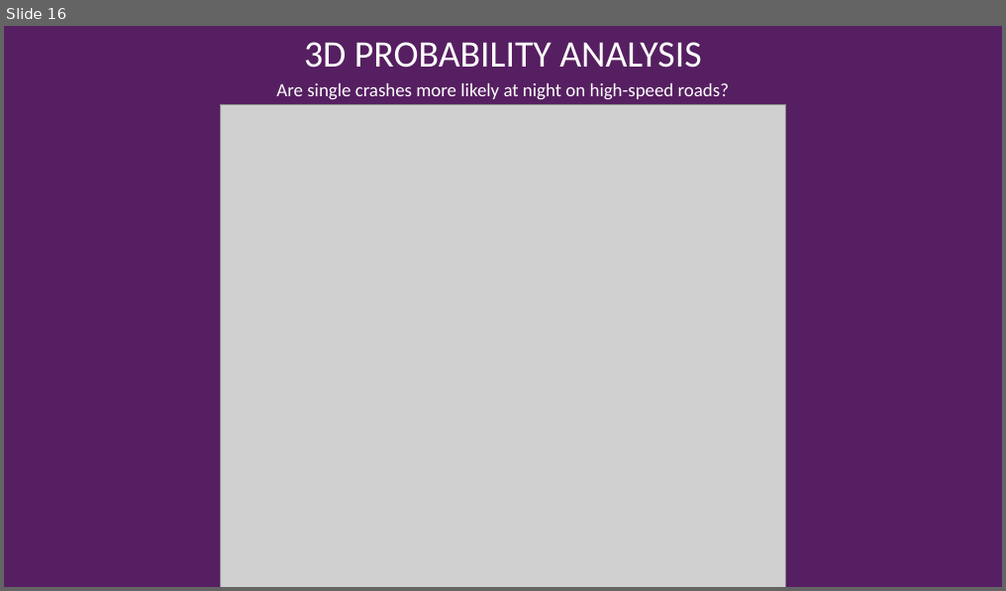
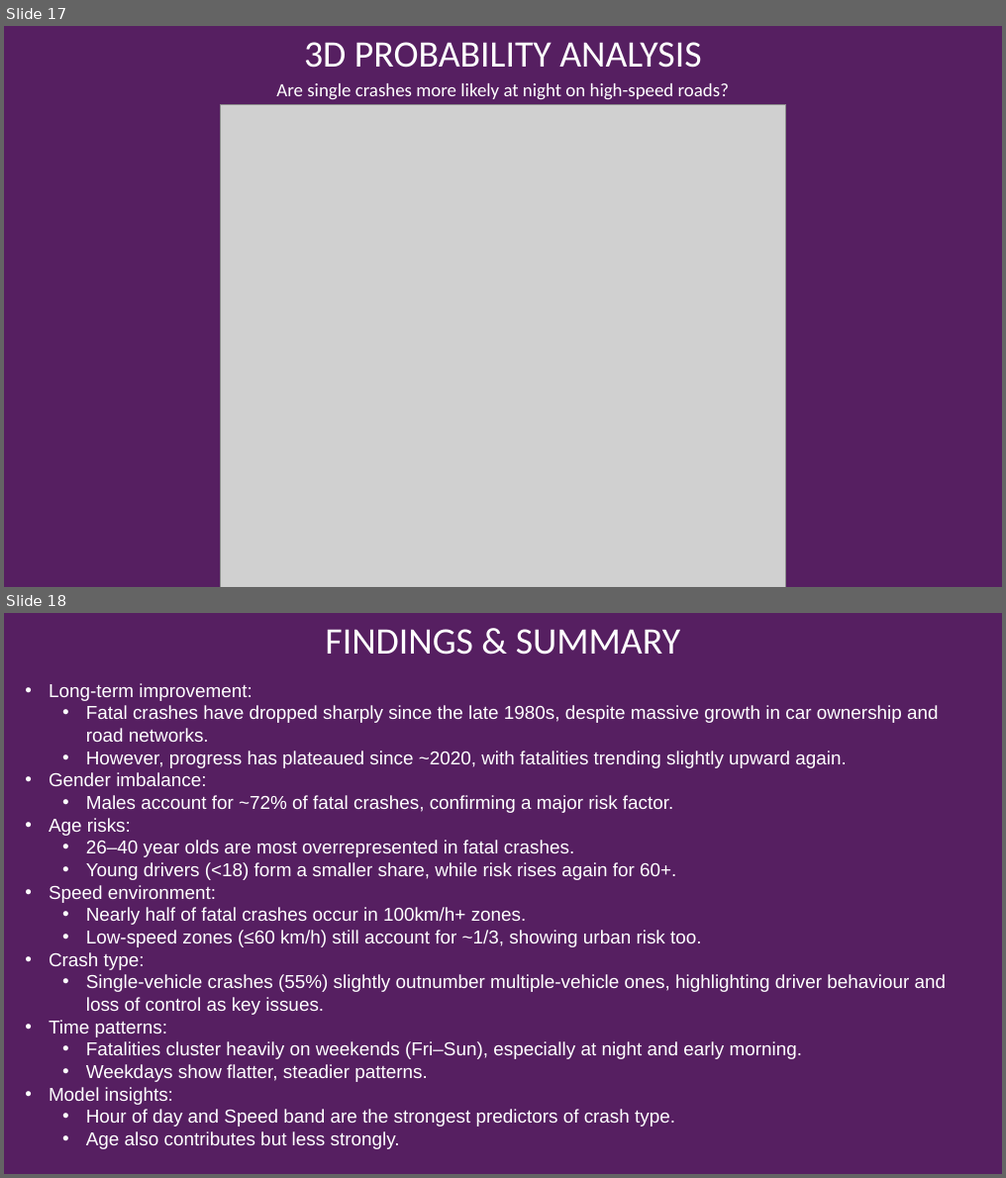
Before and after one commit to NoorullahMuhammadKhan/Noorullah-Khan-Github-Repository, a slide deck: Scyne Advisory Interview/Scyne Advisory Presentation.pptx. Shown one above the other, each under a label of ours: slide 16 before the commit, slides 17 and 18 after it. The pictures are 1006x591 and 1006x1178 pixels, drawn with LibreOffice and Linux fonts; fonts in the diff are those of the drawing; grey boxes stand for pictures; background and template pictures are left out. Boxes give left, top, right and bottom in pixels: in the first picture for what was removed or moved away, otherwise in the second. Text is boxed around its words. In the diff, an @@ line names an element or a change of style, - is before the commit and + after.

```diff
--- a/Scyne Advisory Interview/Scyne Advisory Presentation.pptx
+++ b/Scyne Advisory Interview/Scyne Advisory Presentation.pptx
@@ slide 18 added at (4, 613, 1002, 1174), background picture (left out) @@
@@ title added at (325, 629, 680, 655), 36 pt, text #FFFFFF @@
+FINDINGS & SUMMARY
@@ text added at (49, 683, 946, 1150), 18 pt, text #FFFFFF @@
+• Long-term improvement:
+  • Fatal crashes have dropped sharply since the late 1980s, despite massive growth in car ownership and road networks.
+  • However, progress has plateaued since ~2020, with fatalities trending slightly upward again.
+• Gender imbalance:
+  • Males account for ~72% of fatal crashes, confirming a major risk factor.
+• Age risks:
+  • 26–40 year olds are most overrepresented in fatal crashes.
+  • Young drivers (<18) form a smaller share, while risk rises again for 60+.
+• Speed environment:
+  • Nearly half of fatal crashes occur in 100km/h+ zones.
+  • Low-speed zones (≤60 km/h) still account for ~1/3, showing urban risk too.
+• Crash type:
+  • Single-vehicle crashes (55%) slightly outnumber multiple-vehicle ones, highlighting driver behaviour and loss of control as key issues.
+• Time patterns:
+  • Fatalities cluster heavily on weekends (Fri–Sun), especially at night and early morning.
+  • Weekdays show flatter, steadier patterns.
+• Model insights:
+  • Hour of day and Speed band are the strongest predictors of crash type.
+  • Age also contributes but less strongly.
@@ what was slide 16 is now slide 17 @@
```
Also in this commit, not shown: 7 slides changed, 1 other slide added, 1 other file.
